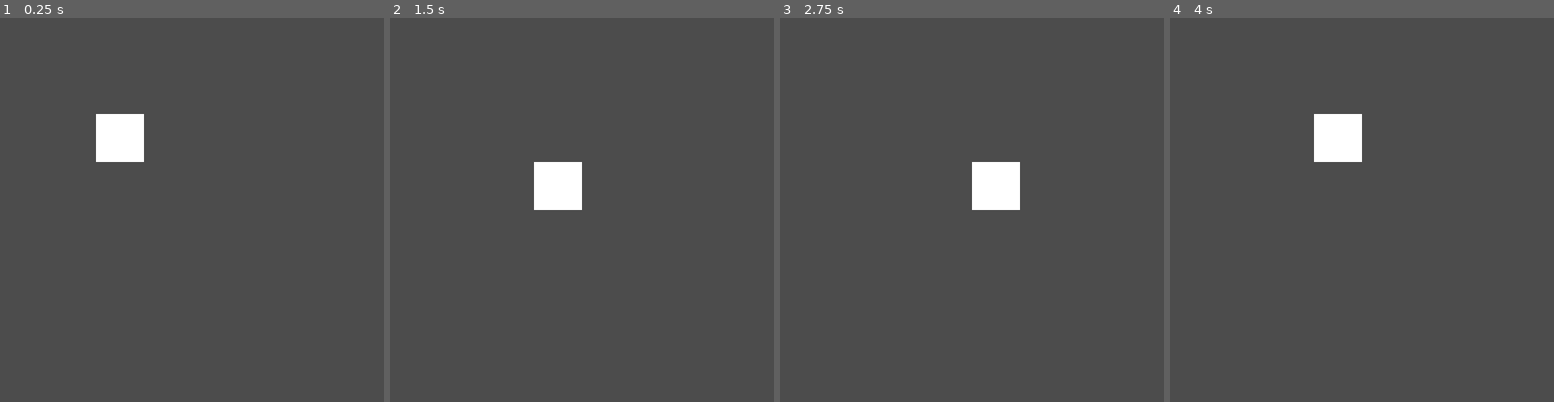
Above: before the commit, frames 1-4 (left to right).
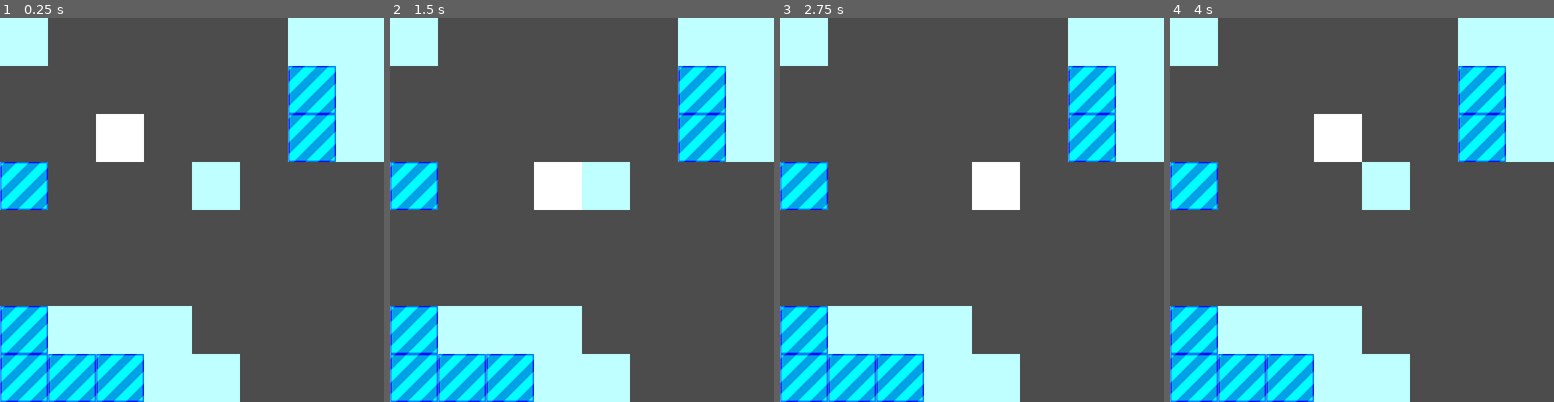
Above: after the commit, the same moments.

Repository: DarkKapla/GMTK-Game-Jam-2022
Game: Godot game, scene res://Level.tscn
Same seed, same stepped clock (60 frames per second), same inputs: the game is played once before the commit and once after it.
Inputs:
- Up to frame 1 (0.25 s): no input
- Up to frame 2 (1.5 s): tap Enter at 0.5 s; hold Right (ui_right) 0.53-1.28 s; tap Space at 1.25 s; hold Down (ui_down) from 1.28 s (still down)
- Up to frame 3 (2.75 s): tap Enter at 2 s; release Down (ui_down) at 2.03 s; hold Right (ui_right) from 2.03 s (still down)
- Up to frame 4 (4 s): tap Space at 2.75 s; release Right (ui_right) at 2.78 s; hold Up (ui_up) 2.78-3.53 s; tap Enter at 3.5 s; hold Left (ui_left) from 3.53 s (still down)

The runs differ from the first frame. In frame 1, 28% of the frame differs, in the area x 0-100%, y 0-100%; in frame 2, 28%; in frame 3, 27%; in frame 4, 28%.

Commit message:
Add basic tiles and player movement

Diff:
--- a/Entity.gd
+++ b/Entity.gd
@@ -2,28 +2,35 @@
 
 enum Direction { UP, DOWN, LEFT, RIGHT }
 
-var x
-var y
+var coordinates
+var world
 
 # Called when the node enters the scene tree for the first time.
 func _ready():
-	x = 0
-	y = 0
+	world = get_parent()
+	coordinates = world.world_to_map(self.position)
 
 
 func move(direction):
+	var vector = Vector2.ZERO
+
 	if direction == Direction.UP:
-		y -= 1
-		self.position.y -= 64
+		vector.y -= 1
 	elif direction == Direction.DOWN:
-		y += 1
-		self.position.y += 64
+		vector.y += 1
 	elif direction == Direction.LEFT:
-		x -= 1
-		self.position.x -= 64
+		vector.x -= 1
 	elif direction == Direction.RIGHT:
-		x += 1
-		self.position.x += 64
+		vector.x += 1
+
+	if world.is_empty_cell(coordinates + vector):
+		self.coordinates += vector
+		self.position += world.cell_size.x * vector
+
+	else:
+		print("Player movement is blocked.")
+
+
 
 # Called every frame. 'delta' is the elapsed time since the previous frame.
 #func _process(delta):
--- a/Level.tscn
+++ b/Level.tscn
@@ -1,11 +1,49 @@
-[gd_scene load_steps=2 format=2]
+[gd_scene load_steps=5 format=2]
 
 [ext_resource path="res://Player.tscn" type="PackedScene" id=1]
+[ext_resource path="res://tiles.png" type="Texture" id=2]
+[ext_resource path="res://TileMap.gd" type="Script" id=3]
+
+[sub_resource type="TileSet" id=1]
+0/name = "empty"
+0/texture = ExtResource( 2 )
+0/tex_offset = Vector2( 0, 0 )
+0/modulate = Color( 1, 1, 1, 1 )
+0/region = Rect2( 0, 0, 64, 64 )
+0/tile_mode = 0
+0/occluder_offset = Vector2( 0, 0 )
+0/navigation_offset = Vector2( 0, 0 )
+0/shape_offset = Vector2( 0, 0 )
+0/shape_transform = Transform2D( 1, 0, 0, 1, 0, 0 )
+0/shape_one_way = false
+0/shape_one_way_margin = 0.0
+0/shapes = [  ]
+0/z_index = 0
+1/name = "wall"
+1/texture = ExtResource( 2 )
+1/tex_offset = Vector2( 0, 0 )
+1/modulate = Color( 1, 1, 1, 1 )
+1/region = Rect2( 64, 0, 64, 64 )
+1/tile_mode = 0
+1/occluder_offset = Vector2( 0, 0 )
+1/navigation_offset = Vector2( 0, 0 )
+1/shape_offset = Vector2( 0, 0 )
+1/shape_transform = Transform2D( 1, 0, 0, 1, 0, 0 )
+1/shape_one_way = false
+1/shape_one_way_margin = 0.0
+1/shapes = [  ]
+1/z_index = 0
 
 [node name="Node2D" type="Node2D"]
 
 [node name="TileMap" type="TileMap" parent="."]
+tile_set = SubResource( 1 )
 format = 1
+tile_data = PoolIntArray( 0, 0, 0, 6, 0, 0, 7, 0, 0, 65542, 1, 0, 65543, 0, 0, 131078, 1, 0, 131079, 0, 0, 196608, 1, 0, 196612, 0, 0, 393216, 1, 0, 393217, 0, 0, 393218, 0, 0, 393219, 0, 0, 458752, 1, 0, 458753, 1, 0, 458754, 1, 0, 458755, 0, 0, 458756, 0, 0 )
+script = ExtResource( 3 )
+__meta__ = {
+"_edit_lock_": true
+}
 
 [node name="Node2D" parent="TileMap" instance=ExtResource( 1 )]
 position = Vector2( 160, 160 )
--- /dev/null
+++ b/TileMap.gd
@@ -0,0 +1,12 @@
+extends TileMap
+
+enum Tile {EMPTY, WALL}
+
+
+# Called when the node enters the scene tree for the first time.
+func _ready():
+	pass # Replace with function body.
+
+
+func is_empty_cell(cell_coord):
+	return get_cellv(cell_coord) != 1
Binary file added: tiles.png
